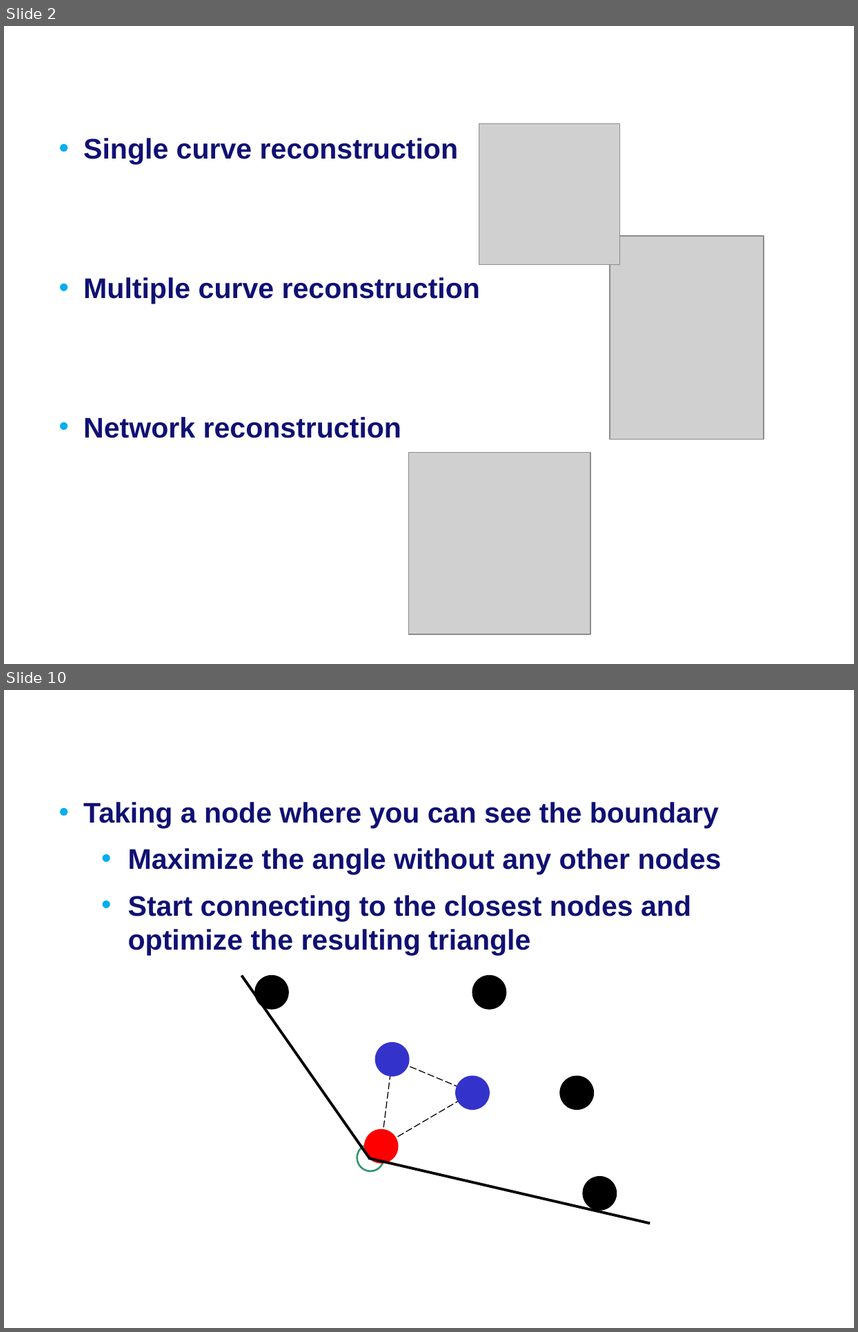
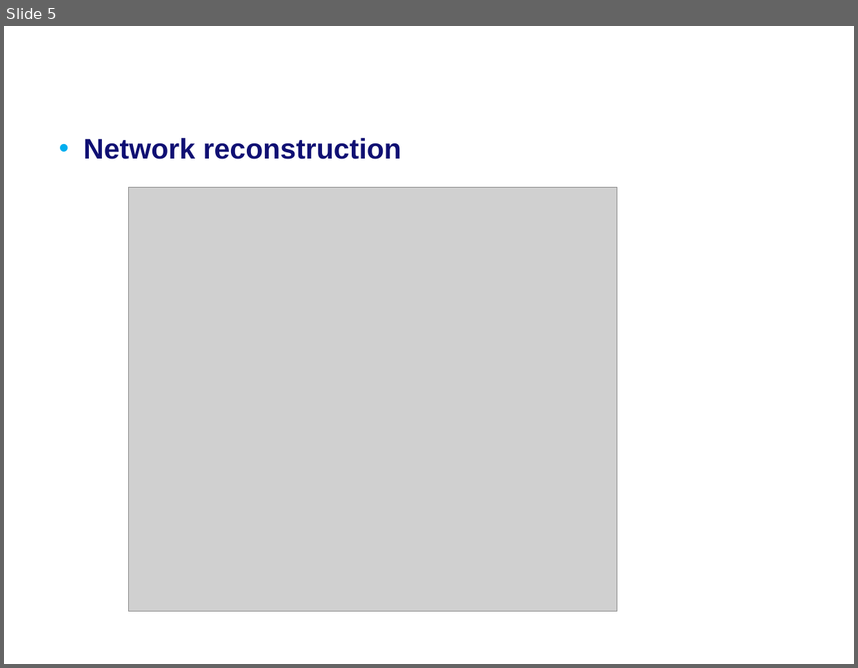
Before and after one commit to MartijnMuijsers/Algorithms, a slide deck: report/Final Presentation.ppt. Shown one above the other, each under a label of ours: slides 2 and 10 before the commit, slide 5 after it; the slides between them are not shown. The pictures are 858x1332 and 858x668 pixels, drawn with LibreOffice and Linux fonts; fonts in the diff are those of the drawing; grey boxes stand for pictures; background and template pictures are left out. Boxes give left, top, right and bottom in pixels: in the first picture for what was removed or moved away, otherwise in the second. Text is boxed around its words. In the diff, an @@ line names an element or a change of style, - is before the commit and + after.

```diff
--- a/report/Final Presentation.ppt
+++ b/report/Final Presentation.ppt
@@ slide 10 removed at [4,690,854,1328], background #FFFFFF @@
@@ text removed at [67,690,814,771] @@
-Solving the curve reconstruction
@@ text removed at [83,802,722,955] @@
-• Taking a node where you can see the boundary
-  • Maximize the angle without any other nodes
-  • Start connecting to the closest nodes and optimize the resulting triangle
@@ line removed from (370, 1158) to (242, 976) @@
@@ ellipse removed at [254,976,288,1009] @@
@@ ellipse removed at [473,976,506,1009] @@
@@ ellipse removed at [375,1042,408,1075] @@
@@ line removed from (381, 1145) to (392, 1059) @@
@@ line removed from (392, 1059) to (473, 1092) @@
@@ ellipse removed at [455,1076,488,1109] @@
@@ ellipse removed at [560,1076,593,1109] @@
@@ line removed from (381, 1145) to (473, 1092) @@
@@ ellipse removed at [357,1144,384,1171] @@
@@ ellipse removed at [364,1130,397,1163] @@
@@ line removed from (369, 1158) to (650, 1223) @@
@@ ellipse removed at [583,1176,616,1210] @@
@@ what was slide 2 is now slide 5 @@
@@ slide 5 changed as well @@
@@ picture removed at [479,124,619,264] @@
@@ text at [83,138,480,303]: paragraphs removed @@
-• Single curve reconstruction
-• Multiple curve reconstruction
@@ picture: place and size @@
-picture at [610,236,764,439]
+picture at [129,187,618,611]
@@ picture removed at [408,452,590,634] @@
```
Also in this commit, not shown: 1 other slide changed, 6 slides added, 16 other slides removed.
